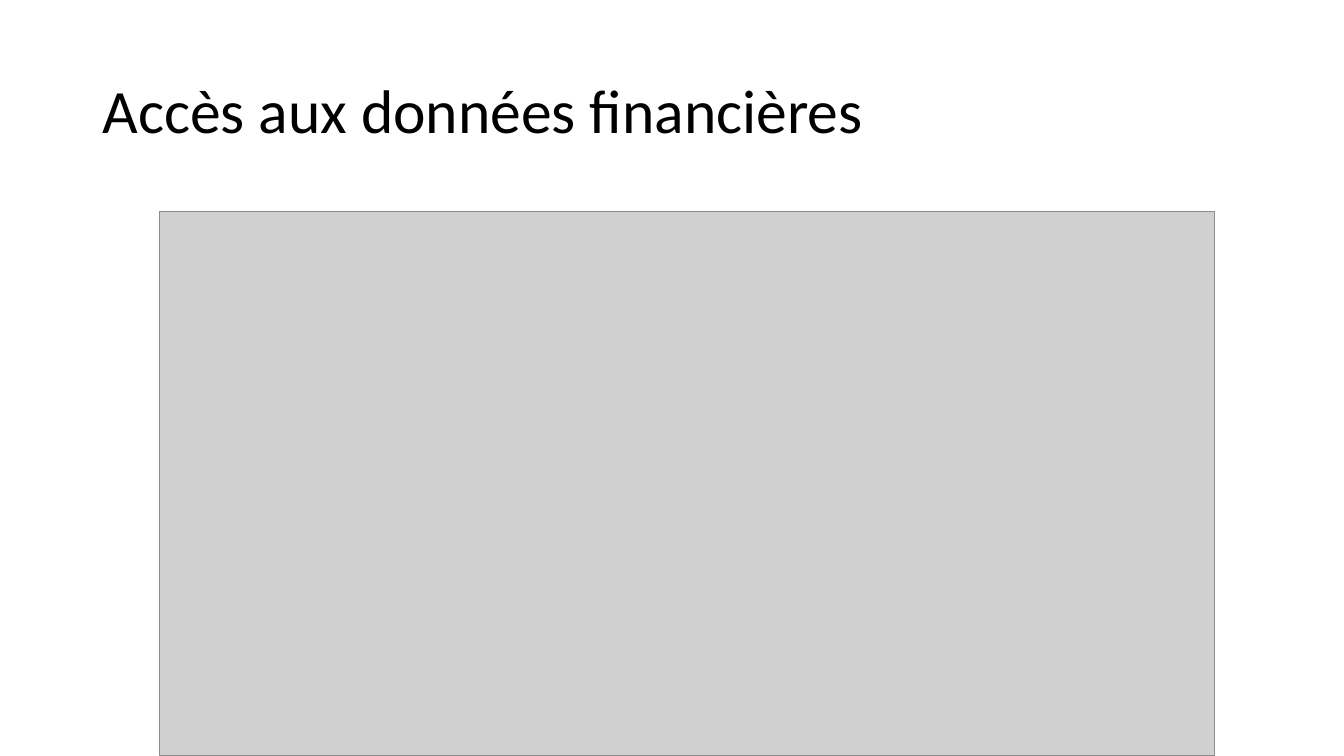
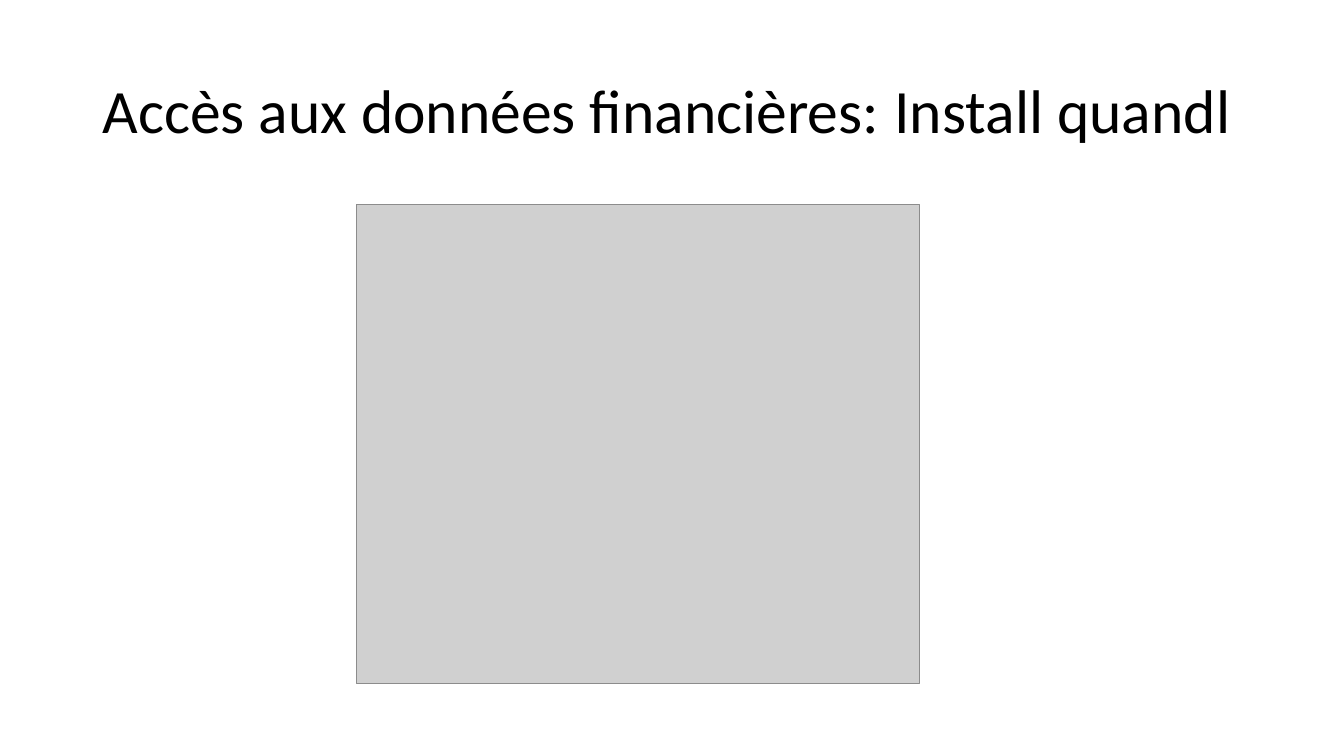
Before and after one commit to ComplexNetTSP/BFA3, a slide deck: slide 3 of BFA3_intro.pptx. Drawn at 1344x756 pixels with LibreOffice and Linux fonts; fonts in the diff are those of the drawing; grey boxes stand for pictures. Boxes give left, top, right and bottom in pixels: in the first picture for what was removed or moved away, otherwise in the second. Text is boxed around its words. In the diff, an @@ line names an element or a change of style, - is before the commit and + after.

```diff
--- a/BFA3_intro.pptx
+++ b/BFA3_intro.pptx
@@ title at box(102, 90, 1230, 143): text changed @@
-Accès aux données financières
+Accès aux données financières: Install quandl
@@ picture added at box(357, 204, 921, 684) @@
@@ picture removed at box(160, 212, 1215, 756) @@
```
Also in this commit, not shown: 2 other slides changed, 6 other files.
